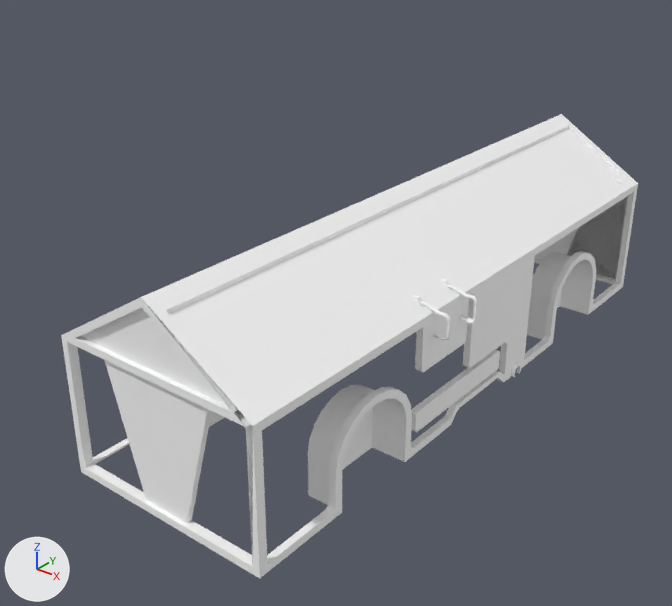
An edit to the FBX model Broken Dreams/Assets/3D Models/IntroLevel/Engine/Engine/Engine_Body.fbx, drawn before and after from the same camera.
One viewpoint serves both versions: a 50 mm lens placed at (5.43, -8.18, 4.39), pointed at (-0.72, -0.5, -0.37). Lighting does not change. The marker at lower left points along +X, +Y and +Z. Where no turn or scale is listed for an object, it has been applied to the vertices.

In view in the first picture: 'Engine_Body'.
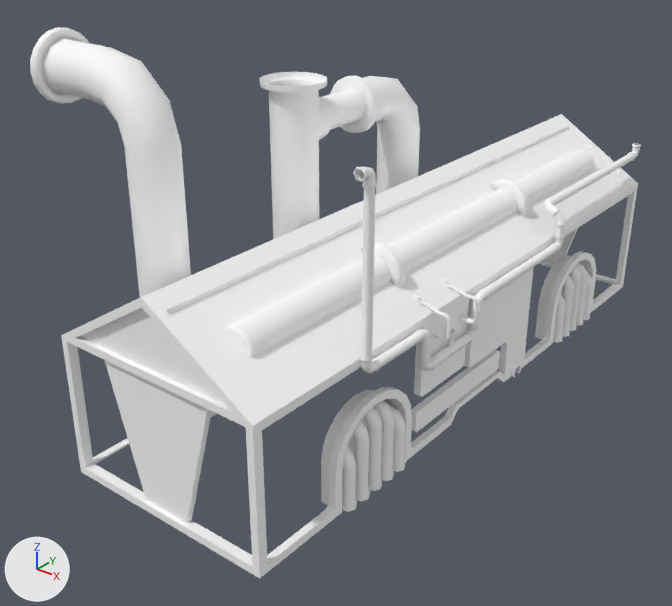
What differs and where, as boxes (x1, y1, x2, y2) in the pictures (672 x 606 px):
'Engine_Body', reshaped (19% taller): before (61, 114, 638, 578); after (30, 27, 641, 578)
part 1 of me_mesh, built on: before (308, 252, 593, 505); after (226, 143, 641, 512)
part 2 of me_mesh, built on: before (179, 342, 238, 427); after (30, 27, 420, 417)

The change, as a list of edits to the scene's bpy script:
```text
Change me_mesh:
    used by ob_engine_body; location = (1.1, 0.35, -1.17)
    remove me_mesh.from_pydata(...)  # 529 vertices, 397 faces; spans x -2.42..0.19, y -4.16..3.38, z 0.0..2.29
    add me_mesh.from_pydata(...)  # 2431 vertices, 4398 faces; spans x -4.21..0.19, y -4.16..3.57, z 0.0..3.91
    me_mesh part 1: 6 vertices moved from x -0.41, y -3.03..2.26, z 0.0..0.48 to x -0.25, y -3.03..2.26, z 0.0..0.48; 30 vertices removed from x -0.41..0.0, y -3.03..2.26, z 0.0..0.95; 1372 vertices added at x -0.84..0.13, y -3.69..3.57, z 0.0..3.33
    me_mesh part 2: 3 vertices moved from x -2.01, y -3.03..2.26, z 0.0..0.48 to x -2.13, y -3.03..2.26, z 0.0..0.48; 18 vertices removed from x -2.01, y -3.03..2.26, z 0.0..0.94; 578 vertices added at x -4.21..-2.13, y -3.03..2.26, z 0.0..3.91
    me_mesh part 3: the surface is now shaded smooth
```
